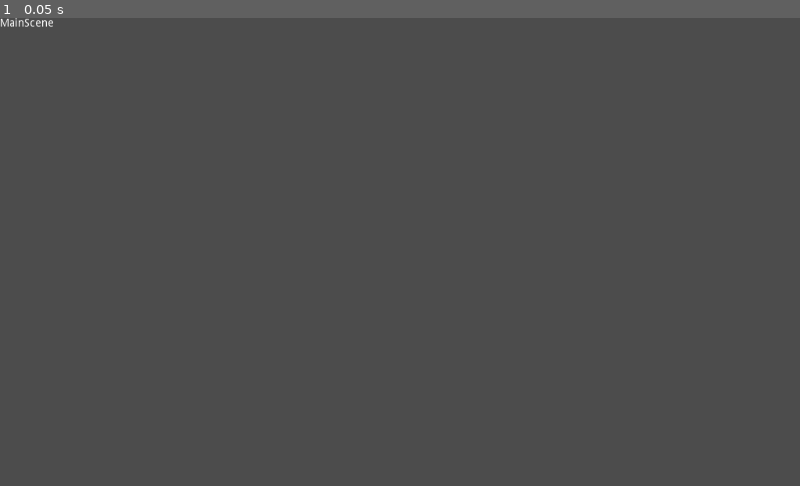
Above: before the commit, frame 1.
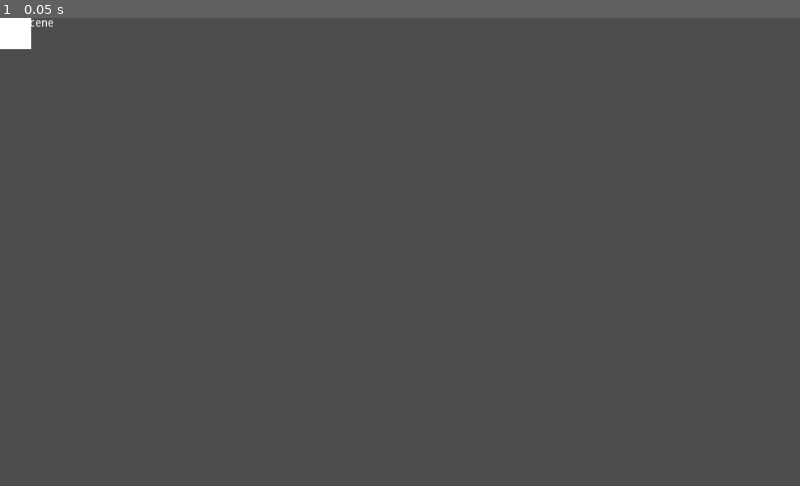
Above: after the commit, the same moment.

Repository: alexjpaz-playground/stash
Game: Godot game, scene res://Main.tscn
Same seed, same stepped clock (60 frames per second), same inputs: the game is played once before the commit and once after it. The project has no main scene, so this scene is started directly.
Inputs:
- Up to frame 1 (0.05 s): no input

The runs differ from the first frame. In frame 1, 0.3% of the frame differs, in the area x 0-4%, y 0-7%.

Commit message:
Link Ball to MainScene

Diff:
--- a/godot/Main.tscn
+++ b/godot/Main.tscn
@@ -1,4 +1,6 @@
-[gd_scene format=2]
+[gd_scene load_steps=2 format=2]
+
+[ext_resource path="res://Ball.tscn" type="PackedScene" id=1]
 
 [node name="Node2D" type="Node2D"]
 
@@ -6,3 +8,5 @@
 margin_right = 40.0
 margin_bottom = 14.0
 text = "MainScene"
+
+[node name="ColorRect" parent="." instance=ExtResource( 1 )]
